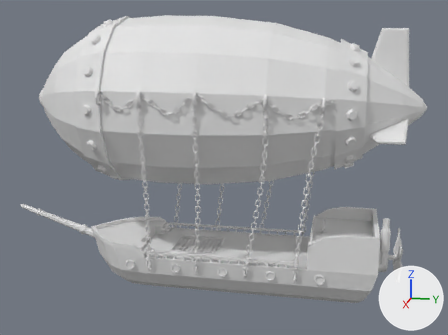
The FBX model Ketopia/Assets/Tamas/Airship.fbx, before and after one commit.
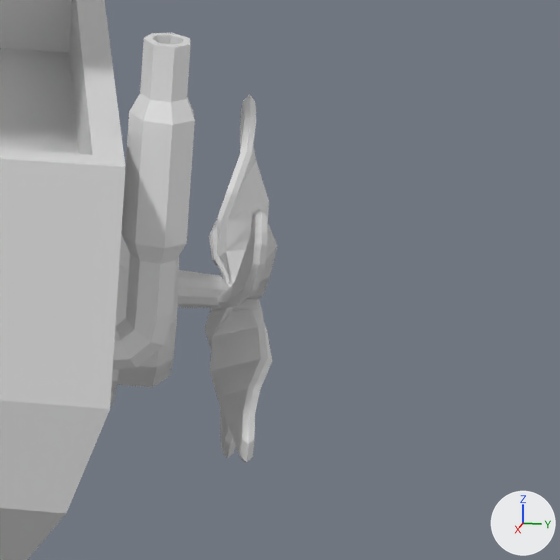
The first picture shows the older version from a 50 mm camera at (40.8, 7.6, 10.2) aimed at (-0.1, -0.6, 0.0). The close-ups show both versions on the part from 81% to 100% of the width and 64% to 89% of the height of that picture; other places that the commit changed are outside them. The axes (+X, +Y, +Z) are drawn at lower right. The lights are the same throughout. Where no turn or scale is listed for an object, it has been applied to the vertices.

In view in the first close-up: 'Exhaust', 'Kajuit', 'PropellerPart', 'Propellers', 'Schip'.
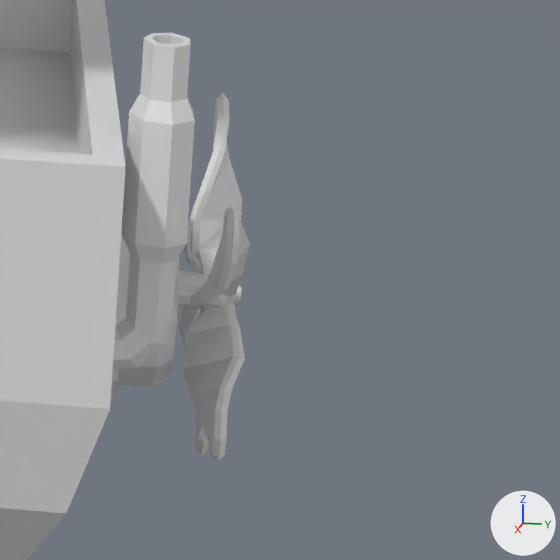
What differs and where, as boxes [x1, y1, x2, y2] in the close-ups (560 x 560 px):
'Propellers', moved
    before: [204, 94, 277, 463]
    after: [178, 93, 250, 461]

What the commit changed:
Object 'Propellers' (ob_propellers) moves from (-0.01, 11.34, -5.65) to (-0.01, 11.07, -5.65).
